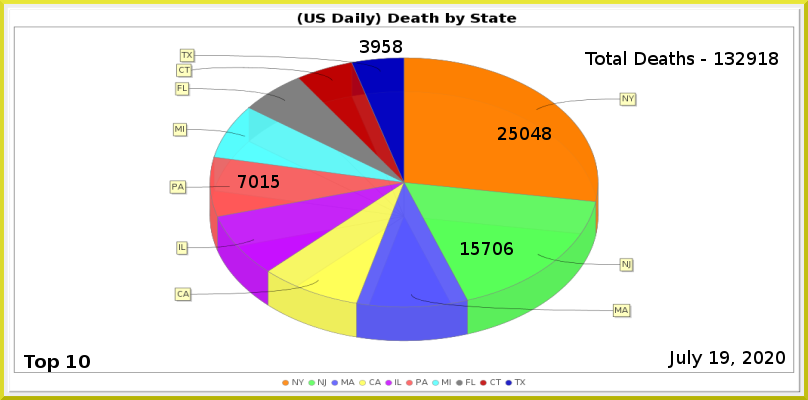
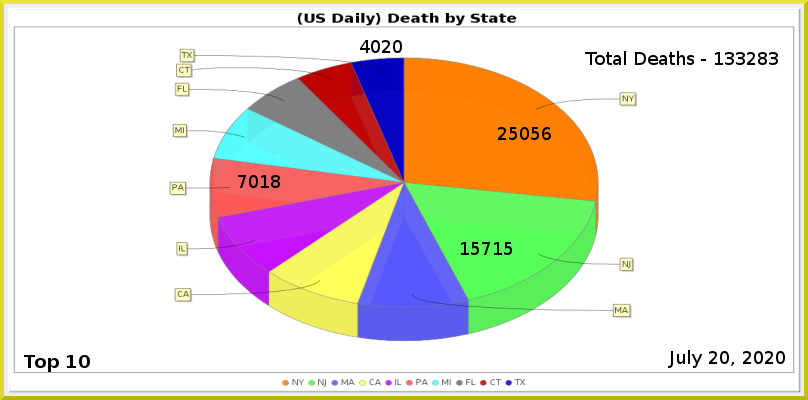
Before/after of a w=808, h=400 layered artwork. What changed in the layer stack:
painted on "Least" over [360, 40, 402, 53]
painted on "PA" over [271, 175, 280, 188]
painted on "NJ" over [493, 242, 513, 255]
painted on "NY" over [531, 127, 551, 140]
renamed "Total Deaths - 132918" to "Total Deaths - 133283", painted on it over [736, 52, 778, 65]
painted on "Current Date" over [709, 351, 729, 364]
painted on "Death_by_State.png" over [169, 48, 637, 342]
